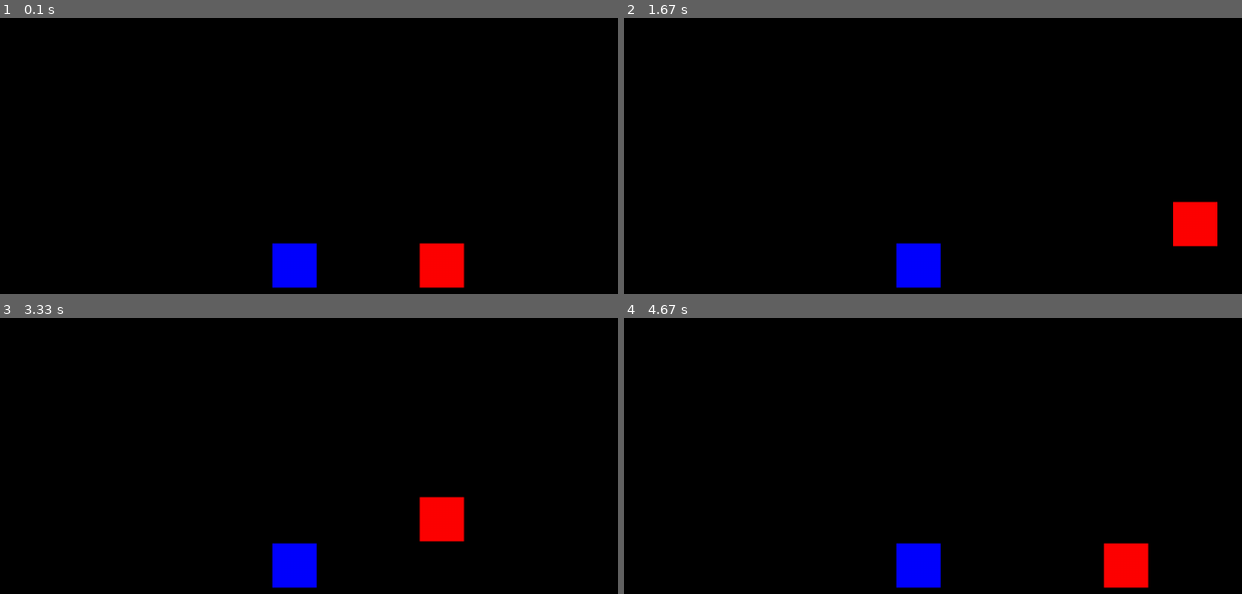
Above: before the commit, frames 1-4 (two rows, left to right).
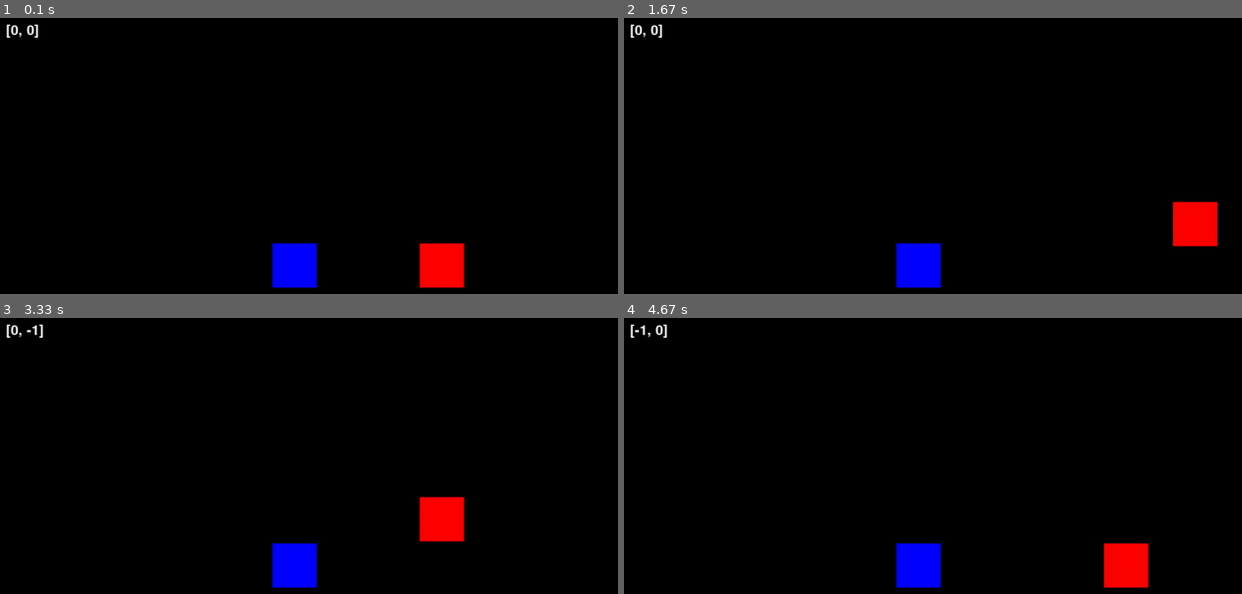
Above: after the commit, the same moments.

Repository: Byte-Craft-Studios/Elysion
Game: pygame game, started from code/main.py
Two runs of this game, one before a commit and one after it. Both use one fixed random seed, a clock stepped at 60 frames per second and the inputs below.
Inputs:
- Up to frame 1 (0.1 s): no input
- Up to frame 2 (1.67 s): hold Right 0.33-0.8 s; hold Up 0.83-1.13 s; hold Right 1.17-1.63 s
- Up to frame 3 (3.33 s): hold Left 1.67-2.2 s; hold Down 2.23-2.53 s; hold Left 2.57-2.97 s; hold Up from 3 s (still down)
- Up to frame 4 (4.67 s): release Up at 3.37 s; hold Right 3.4-4.03 s; hold Down 4.07-4.43 s; hold Left from 4.47 s (still down)

The runs differ from the first frame. In frame 1, 0.1% of the frame differs, in the area x 0-7%, y 2-8%; in frame 2, 0.1%; in frame 3, 0.1%; in frame 4, 0.1%.

Commit message:
add a debugging tool to display any infos to debug our code better

Diff:
--- /dev/null
+++ b/code/debug.py
@@ -0,0 +1,17 @@
+# import lib.
+import pygame
+
+# import from pygame and set the font
+pygame.init()
+font = pygame.font.Font(None ,30)
+
+# debugging surface
+def debug(info, surface=None, y = 10, x = 10):
+    if not surface:
+        display_surf = pygame.display.get_surface()
+    else:
+        display_surf = surface
+    debug_surf = font.render(str(info), True, 'white')
+    debug_rect = debug_surf.get_rect(topleft = (x, y))
+    pygame.draw.rect(surface, 'black', debug_rect)
+    display_surf.blit(debug_surf, debug_rect)
--- a/code/level.py
+++ b/code/level.py
@@ -1,7 +1,7 @@
 # import lib.
 import pygame
 
-# import variables
+# import variables / functions
 from settings import screen_width, screen_height
 
 # import classes
@@ -69,7 +69,7 @@
 
     def update_and_draw(self, surface, dt):
         # player
-        self.player.update(dt)
+        self.player.update(dt, surface)
         self.player.draw(surface)
 
         # layer
--- a/code/main.py
+++ b/code/main.py
@@ -1,7 +1,7 @@
 # import lib.
 import pygame, sys, time
 
-# import variables
+# import variables / functions
 from settings import screen_width, screen_height
 from text_import import game_name
 
--- a/code/player.py
+++ b/code/player.py
@@ -1,8 +1,9 @@
 # import lib.
 import pygame
 
-# import variables
+# import variables / functions
 from settings import tile_size, p_speed
+from debug import debug
 
 class Player(pygame.sprite.Sprite):
     def __init__(self, pos):
@@ -53,6 +54,7 @@
         self.pos.y += self.direction.y * self.speed * dt
         self.rect.centery = self.pos.y
 
-    def update(self, dt):
+    def update(self, dt, surface):
         self.input(dt)
         self.move(dt)
+        debug(self.direction, surface)
